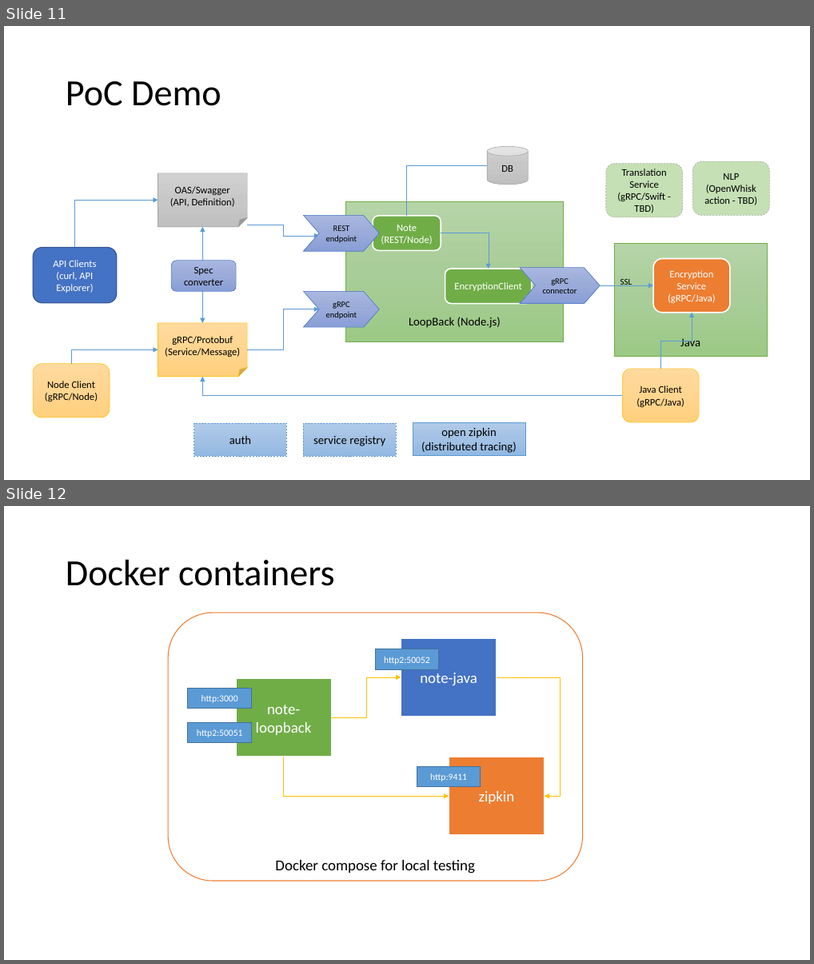
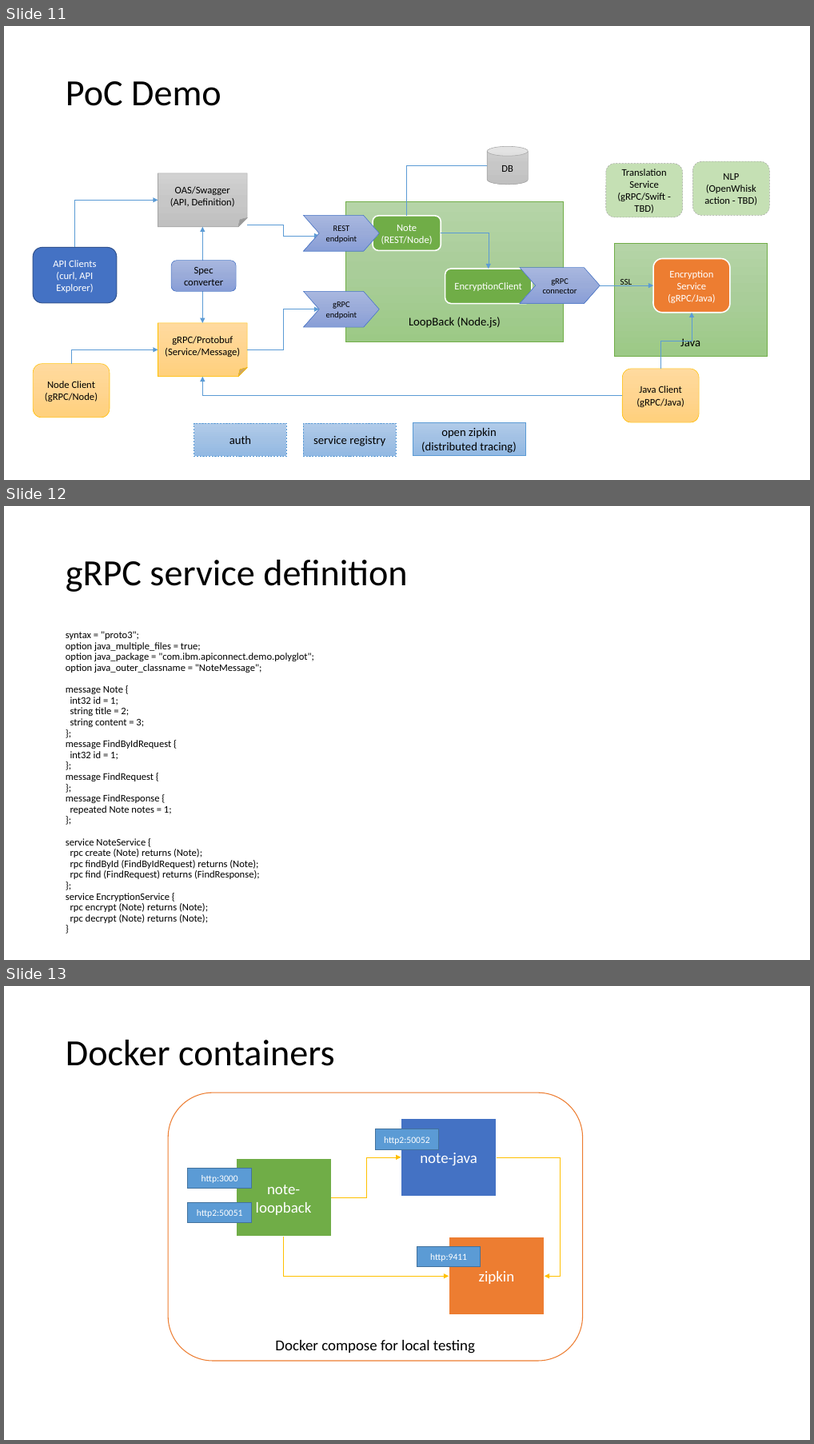
Before and after one commit to strongloop/loopback-example-polyglot, a slide deck: Polyglot Microservices.pptx. Shown one above the other, each under a label of ours: slides 11 and 12 before the commit, slides 11, 12 and 13 after it. The pictures are 814x964 and 814x1444 pixels, drawn with LibreOffice and Linux fonts; fonts in the diff are those of the drawing. Boxes give left, top, right and bottom in pixels: in the first picture for what was removed or moved away, otherwise in the second. Text is boxed around its words. In the diff, an @@ line names an element or a change of style, - is before the commit and + after.

Commit message:
Update slides

```diff
--- a/Polyglot Microservices.pptx
+++ b/Polyglot Microservices.pptx
@@ slide 12 added at bbox=[4, 506, 810, 960], background #FFFFFF @@
@@ title added at bbox=[66, 560, 407, 592], 44 pt, text #000000 @@
+gRPC service definition
@@ text added at bbox=[66, 631, 314, 923], 12 pt, text #000000 @@
+syntax = "proto3";
+option java_multiple_files = true;
+option java_package = "com.ibm.apiconnect.demo.polyglot";
+option java_outer_classname = "NoteMessage";
+message Note {
+int32 id = 1;
+string title = 2;
+string content = 3;
+};
+message FindByIdRequest {
+int32 id = 1;
+};
+message FindRequest {
+};
+message FindResponse {
+repeated Note notes = 1;
+};
+service NoteService {
+rpc create (Note) returns (Note);
+rpc findById (FindByIdRequest) returns (Note);
+rpc find (FindRequest) returns (FindResponse);
+};
+service EncryptionService {
+rpc encrypt (Note) returns (Note);
+rpc decrypt (Note) returns (Note);
+}
@@ what was slide 12 is now slide 13 @@
```
